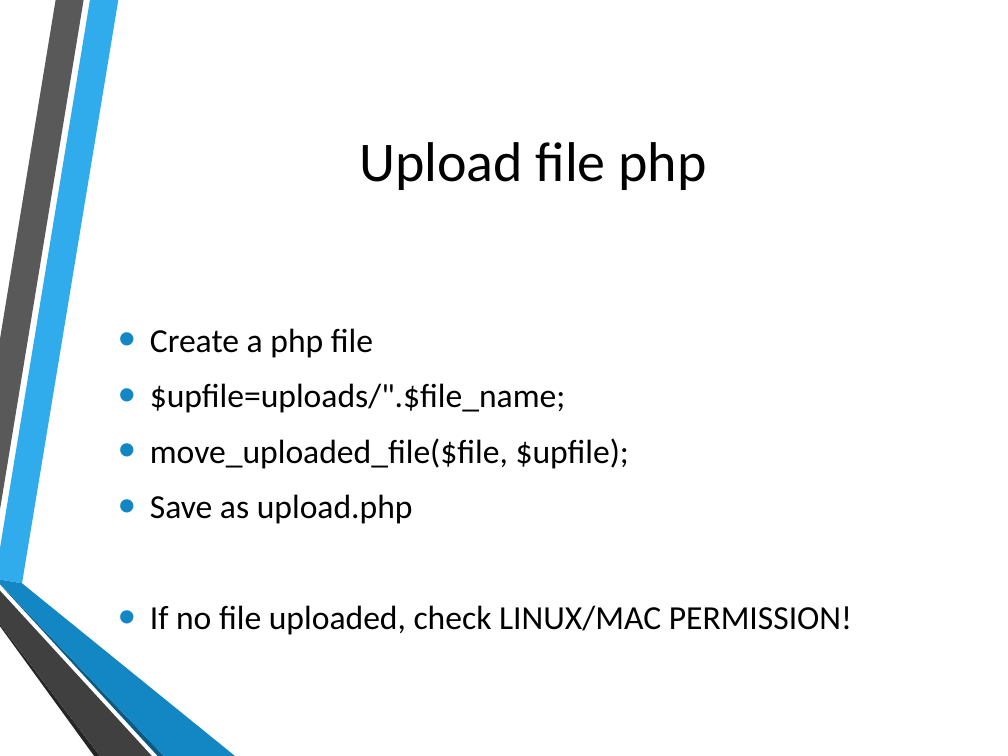
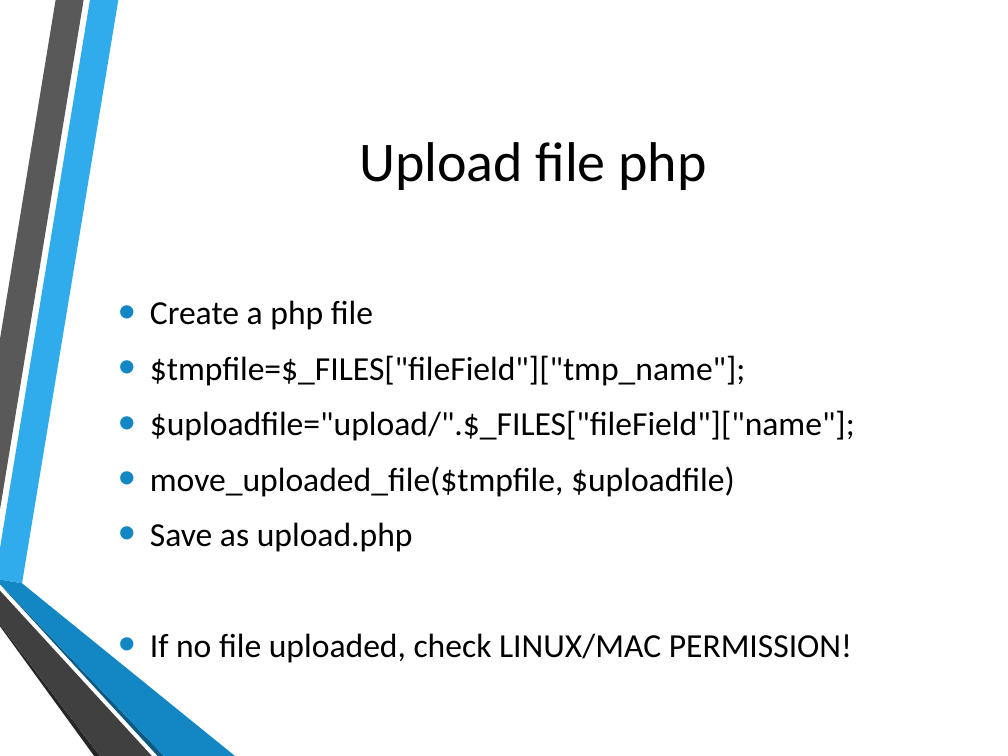
Before and after one commit to hatted/fevaworks-php, a slide deck: slide 18 of php-fw6/lesson6.pptx (slide 19 before the commit). Drawn at 1008x756 pixels with LibreOffice and Linux fonts; fonts in the diff are those of the drawing; background and template pictures are left out. Boxes give left, top, right and bottom in pixels: in the first picture for what was removed or moved away, otherwise in the second. Text is boxed around its words. In the diff, an @@ line names an element or a change of style, - is before the commit and + after.

```diff
--- a/php-fw6/lesson6.pptx
+++ b/php-fw6/lesson6.pptx
@@ text at (150,355,855,497): text changed @@
-• $upfile=uploads/".$file_name;
-• move_uploaded_file($file, $upfile);
+• $tmpfile=$_FILES["fileField"]["tmp_name"];
+• $uploadfile="upload/".$_FILES["fileField"]["name"];
+• move_uploaded_file($tmpfile, $uploadfile)
```
Also in this commit, not shown: 3 other slides changed, 4 slides added, 1 slide removed, 15 other files.
